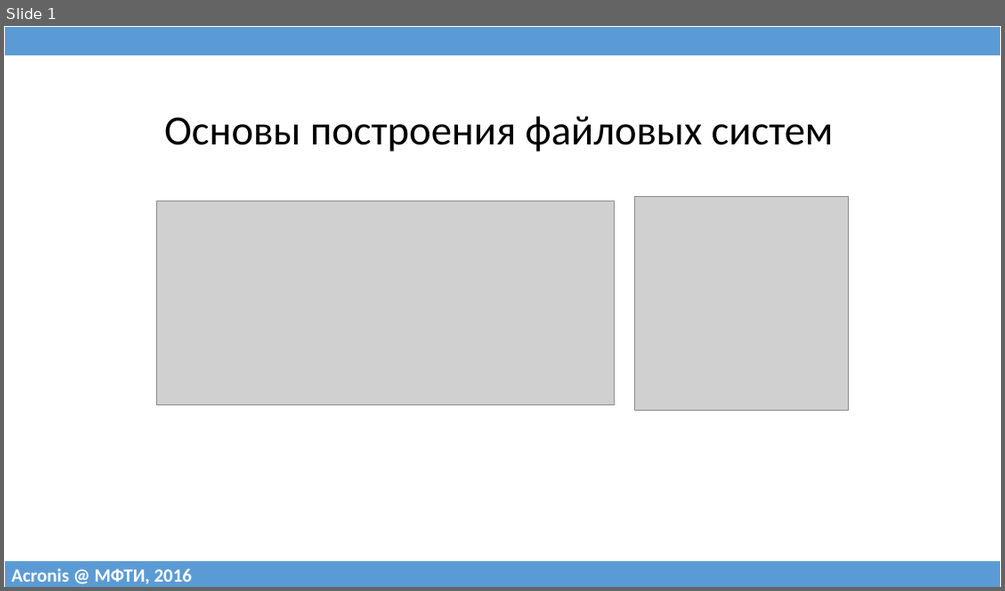
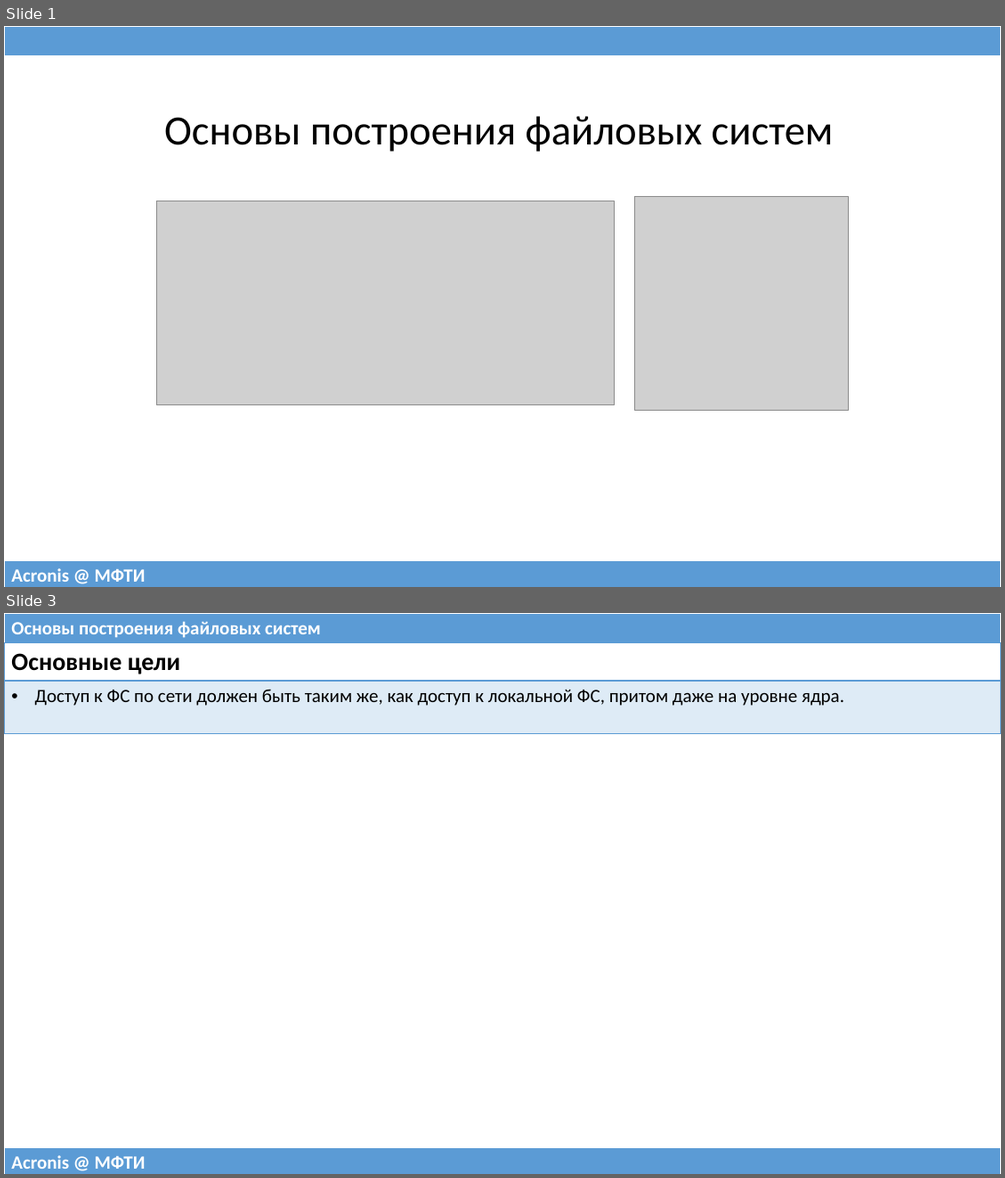
Before and after one commit to 75cc8545e7b021ed280ed0ef99fc7fc4/filesystems-101, a slide deck: talks/src/class11.pptx. Shown one above the other, each under a label of ours: slide 1 before the commit, slides 1 and 3 after it; the slides between them are not shown. The pictures are 1005x591 and 1005x1178 pixels, drawn with LibreOffice and Linux fonts; fonts in the diff are those of the drawing; grey boxes stand for pictures. Boxes give left, top, right and bottom in pixels: in the first picture for what was removed or moved away, otherwise in the second. Text is boxed around its words. In the diff, an @@ line names an element or a change of style, - is before the commit and + after.

```diff
--- a/talks/src/class11.pptx
+++ b/talks/src/class11.pptx
@@ slide 3 added at <box>4,613,1001,1174</box>, background #FFFFFF @@
@@ table added at <box>4,613,1001,643</box>, 1 rows, 1 columns @@
+Основы построения файловых систем
@@ table added at <box>4,643,1001,732</box>, 2 rows, 1 columns @@
+Основные цели
+Доступ к ФС по сети должен быть таким же, как доступ к локальной ФС, притом даже на уровне ядра.
@@ table added at <box>4,1147,1001,1174</box>, 1 rows, 1 columns @@
+Acronis @ МФТИ
@@ slide 1 changed as well @@
@@ table at <box>4,560,1001,587</box> @@
-row 1, column 1: Acronis @ МФТИ, 2016
+row 1, column 1: Acronis @ МФТИ
```
Also in this commit, not shown: 2 other slides changed, 52 other slides added, 16 slides removed, 1 other file.
